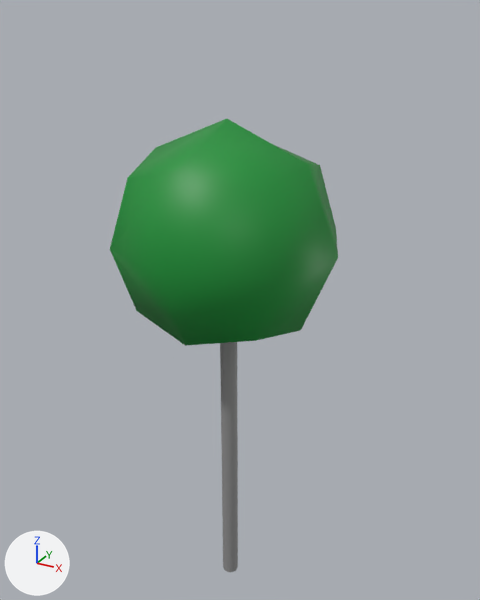
One commit to the glTF model Assets/3D_Models/Lollipops.glb: the scene before it, then after it.
One viewpoint serves both versions: a camera (50 mm lens) standing at (0.12, -0.208, 0.244) and looking at (0.0, 0.009, 0.136). Every picture has the same lights, and +X, +Y and +Z are marked at lower left. Where no turn or scale is listed for an object, it has been applied to the vertices.

Objects in the first picture: 'Cylinder', 'Lollipop'.
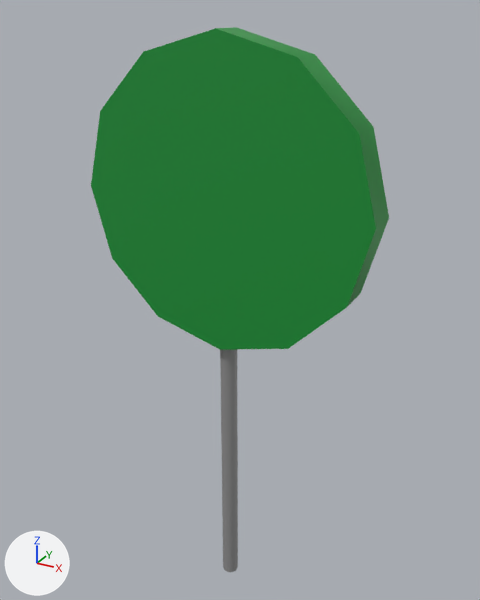
Changed parts and their boxes [x1, y1, x2, y2] in the pictures (480 x 600 px):
```json
{"object": "Round", "change": "added", "after": [91, 27, 389, 350], "on screen": "green"}
{"object": "Lollipop", "change": "deleted", "before": [110, 119, 338, 346], "on screen": "green"}
```

Edits to the scene script, one JSON object a line:
```json
{"op": "add", "block": "me_round", "code": ["me_round = bpy.data.meshes.new('Round')", "me_round.from_pydata(...)  # a 12-sided cylinder along y spanning x -0.059..0.059, y -0.007..0.007, z 0.0..0.118", "me_round.materials.append(mat_toy_weapons_mat_0_0_1_000)  # green #169237"]}
{"op": "remove", "block": "ob_lollipop", "code": ["ob_lollipop = bpy.data.objects.new('Lollipop', me_lollipop)", "ob_lollipop.location = (0.0, 0.0, 0.12)"]}
{"op": "add", "block": "ob_round", "code": ["ob_round = bpy.data.objects.new('Round', me_round)", "ob_round.location = (0.0, 0.0, 0.12)"]}
```
